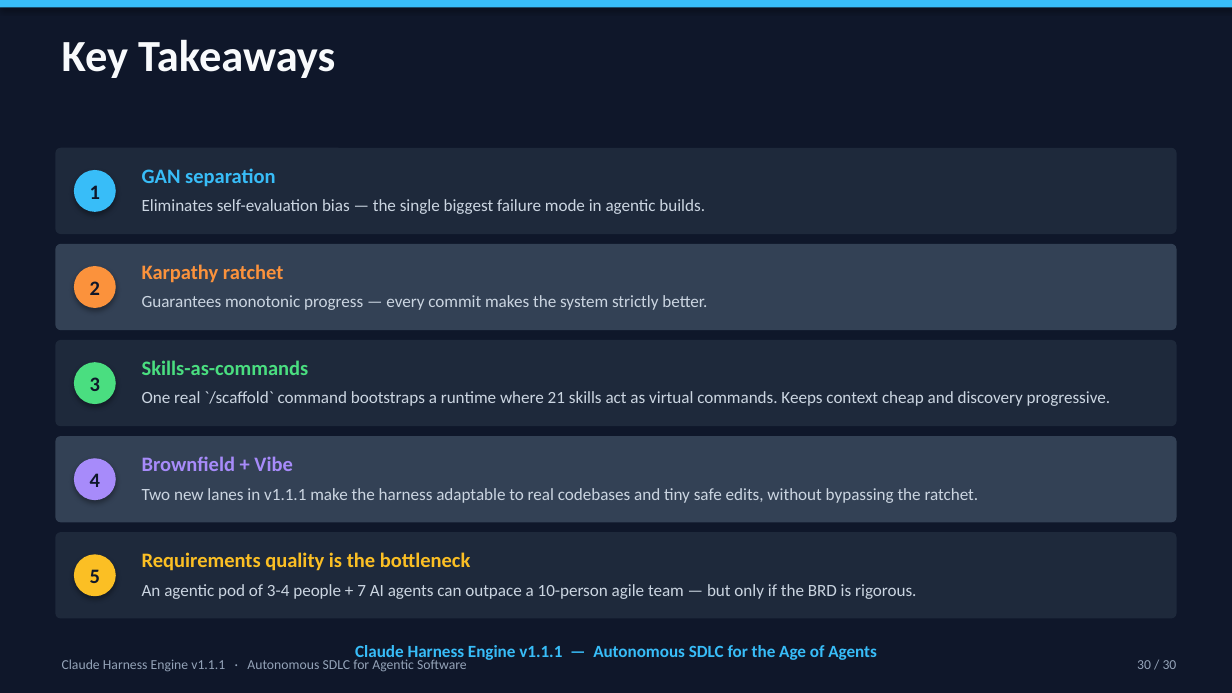
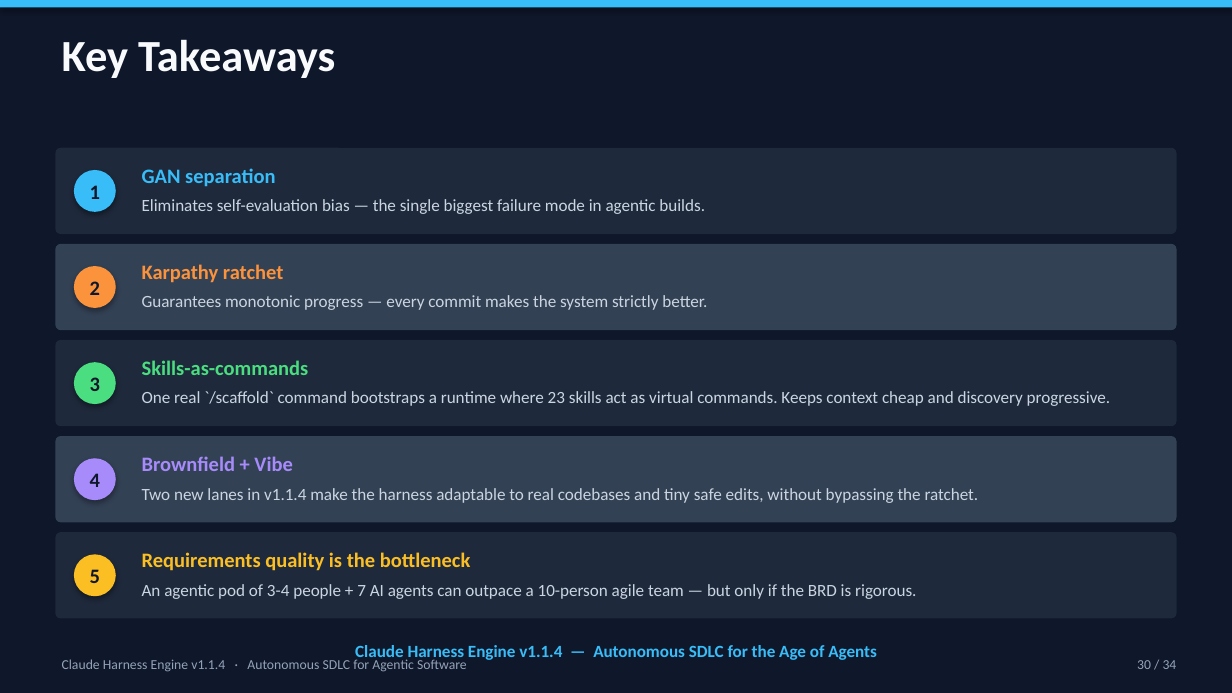
Before and after one commit to cwijayasundara/claude_harness_eng_v6, a slide deck: slide 30 of Claude_Harness_Engine_Design.pptx. Drawn at 1232x693 pixels with LibreOffice and Linux fonts; fonts in the diff are those of the drawing. Boxes give left, top, right and bottom in pixels: in the first picture for what was removed or moved away, otherwise in the second. Text is boxed around its words. In the diff, an @@ line names an element or a change of style, - is before the commit and + after.

Commit message:
docs: add agent factory architecture to deck

```diff
--- a/Claude_Harness_Engine_Design.pptx
+++ b/Claude_Harness_Engine_Design.pptx
@@ text at [142, 391, 1110, 406]: text changed @@
-One real `/scaffold` command bootstraps a runtime where 21 skills act as virtual commands. Keeps context cheap and discovery progressive.
+One real `/scaffold` command bootstraps a runtime where 23 skills act as virtual commands. Keeps context cheap and discovery progressive.
@@ text at [142, 488, 979, 503]: text changed @@
-Two new lanes in v1.1.1 make the harness adaptable to real codebases and tiny safe edits, without bypassing the ratchet.
+Two new lanes in v1.1.4 make the harness adaptable to real codebases and tiny safe edits, without bypassing the ratchet.
@@ text at [62, 659, 467, 672]: text changed @@
-Claude Harness Engine v1.1.1 · Autonomous SDLC for Agentic Software
+Claude Harness Engine v1.1.4 · Autonomous SDLC for Agentic Software
@@ text at [355, 645, 877, 662]: text changed @@
-Claude Harness Engine v1.1.1 — Autonomous SDLC for the Age of Agents
+Claude Harness Engine v1.1.4 — Autonomous SDLC for the Age of Agents
@@ text at [1137, 660, 1177, 669]: text changed @@
-30 / 30
+30 / 34
```
Also in this commit, not shown: 29 other slides changed, 4 slides added.
